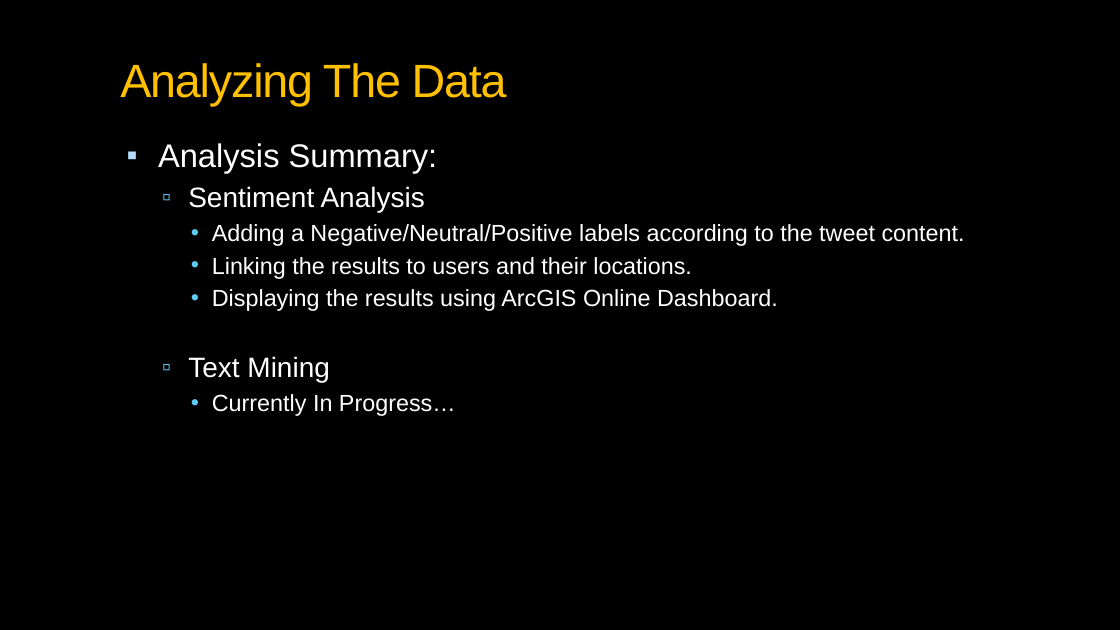
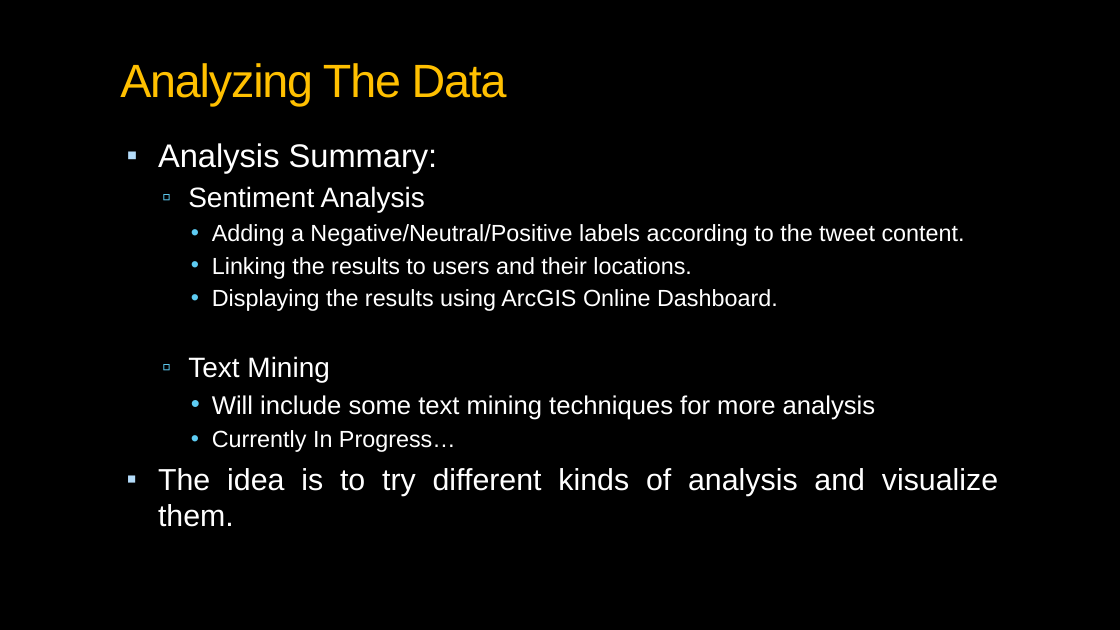
Before and after one commit to aliharakeh/M2-Project, a slide deck: slide 7 of Reports/Geospatial Intelligence_v2.pptx. Drawn at 1120x630 pixels with LibreOffice and Linux fonts; fonts in the diff are those of the drawing; background and template pictures are left out. Boxes give left, top, right and bottom in pixels: in the first picture for what was removed or moved away, otherwise in the second. Text is boxed around its words. In the diff, an @@ line names an element or a change of style, - is before the commit and + after.

```diff
--- a/Reports/Geospatial Intelligence_v2.pptx
+++ b/Reports/Geospatial Intelligence_v2.pptx
@@ text at (212, 395, 876, 420): paragraph added @@
+    • Will include some text mining techniques for more analysis
@@ text at (158, 468, 998, 527): paragraph added @@
+▪ The idea is to try different kinds of analysis and visualize them.
```
Also in this commit, not shown: 2 other slides changed, 1 slide removed, 10 other files.
